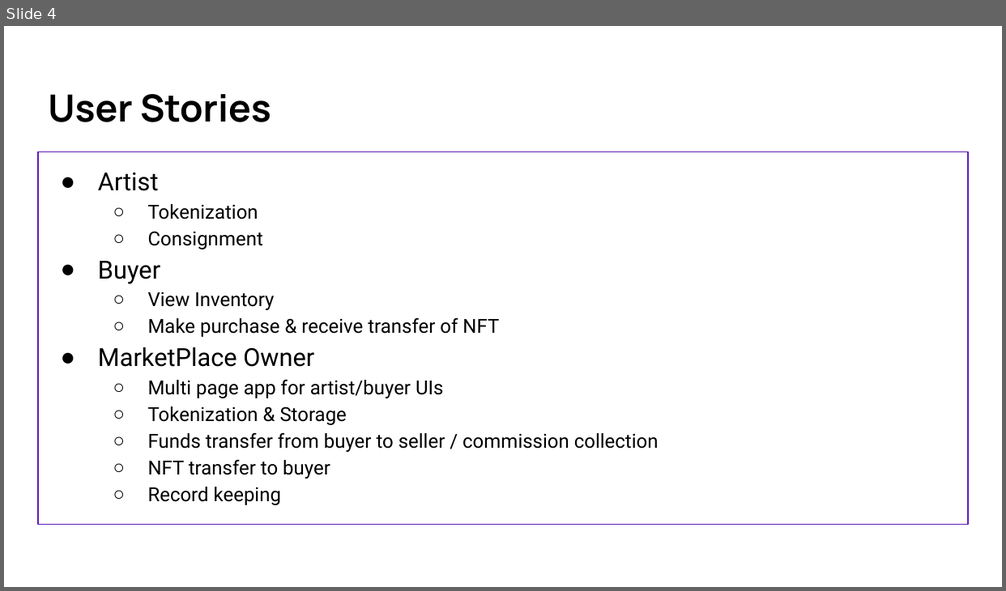
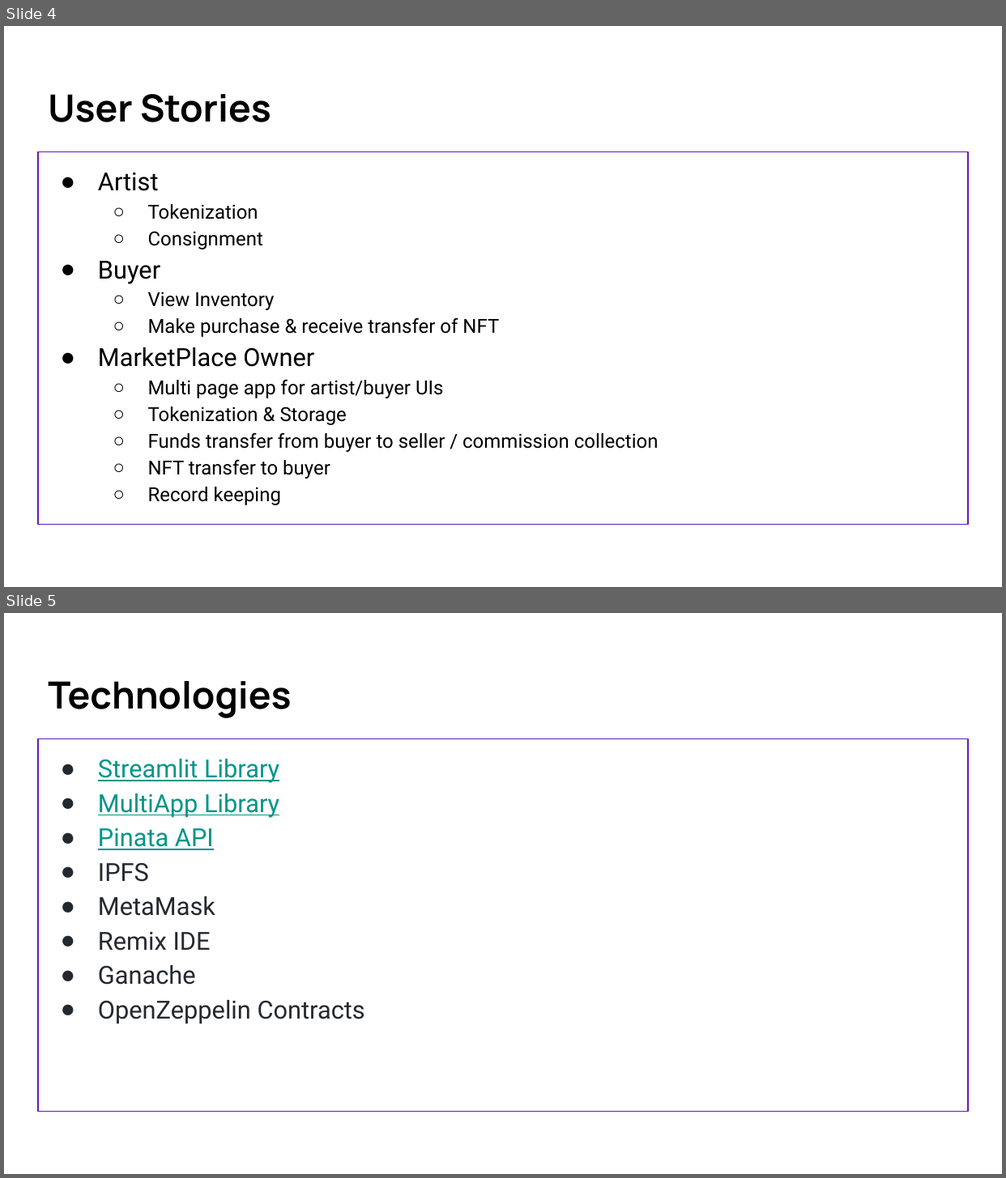
Before and after one commit to oneor11/nft-marketplace, a slide deck: Presentation/blockheads-presentation.pptx. Shown one above the other, each under a label of ours: slide 4 before the commit, slides 4 and 5 after it. The pictures are 1006x591 and 1006x1178 pixels, drawn with LibreOffice and Linux fonts; fonts in the diff are those of the drawing. Boxes give left, top, right and bottom in pixels: in the first picture for what was removed or moved away, otherwise in the second. Text is boxed around its words. In the diff, an @@ line names an element or a change of style, - is before the commit and + after.

Commit message:
updates to powerpoint

```diff
--- a/Presentation/blockheads-presentation.pptx
+++ b/Presentation/blockheads-presentation.pptx
@@ slide 5 added at (x1=4, y1=613, x2=1002, y2=1174), background #FFFFFF @@
@@ title added at (x1=48, y1=681, x2=291, y2=718), 27 pt, text #000000, bold @@
+Technologies
@@ text added at (x1=38, y1=739, x2=968, y2=1112), outline #611BB8 0.75 pt, 18 pt, text #24292F @@
+● Streamlit Library
+● MultiApp Library
+● Pinata API
+● IPFS
+● MetaMask
+● Remix IDE
+● Ganache
+● OpenZeppelin Contracts
```
Also in this commit, not shown: 3 other slides added, 1 slide removed.
